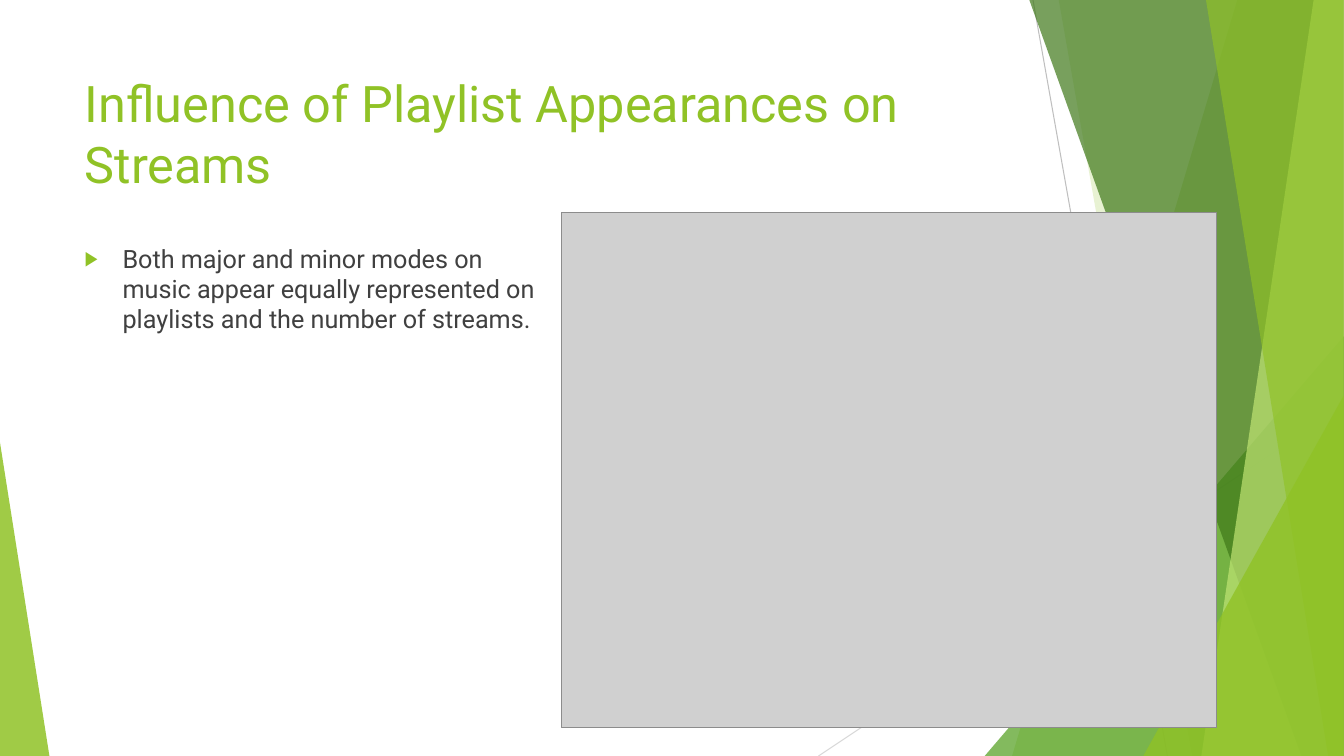
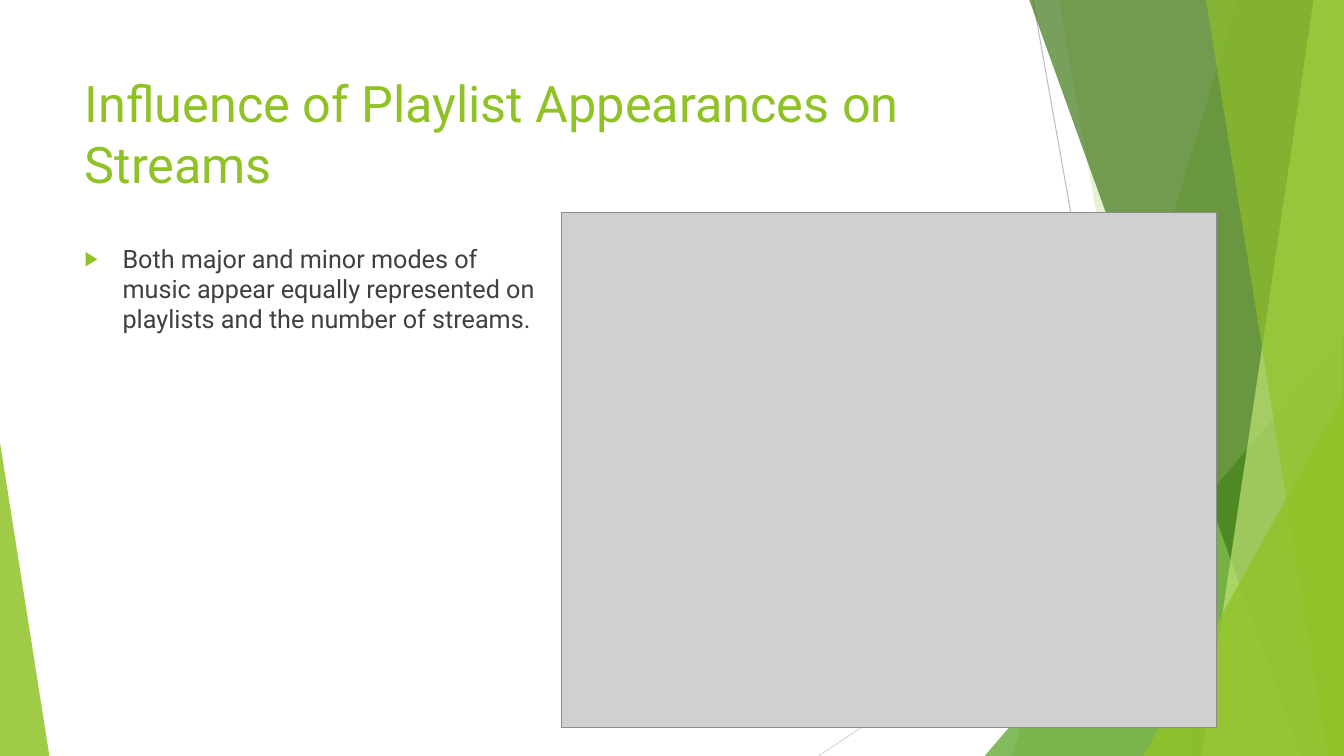
Before and after one commit to ryoka23/R-Project, a slide deck: slide 8 of Spotify Data Presentation.pptx. Drawn at 1344x756 pixels with LibreOffice and Linux fonts; fonts in the diff are those of the drawing; grey boxes stand for pictures. Boxes give left, top, right and bottom in pixels: in the first picture for what was removed or moved away, otherwise in the second. Text is boxed around its words. In the diff, an @@ line names an element or a change of style, - is before the commit and + after.

```diff
--- a/Spotify Data Presentation.pptx
+++ b/Spotify Data Presentation.pptx
@@ text at (123, 249, 534, 334): text changed @@
-▶ Both major and minor modes on music appear equally represented on playlists and the number of streams.
+▶ Both major and minor modes of music appear equally represented on playlists and the number of streams.
```
Also in this commit, not shown: 2 other slides changed, 6 slides added, 1 slide removed, 3 other files.
